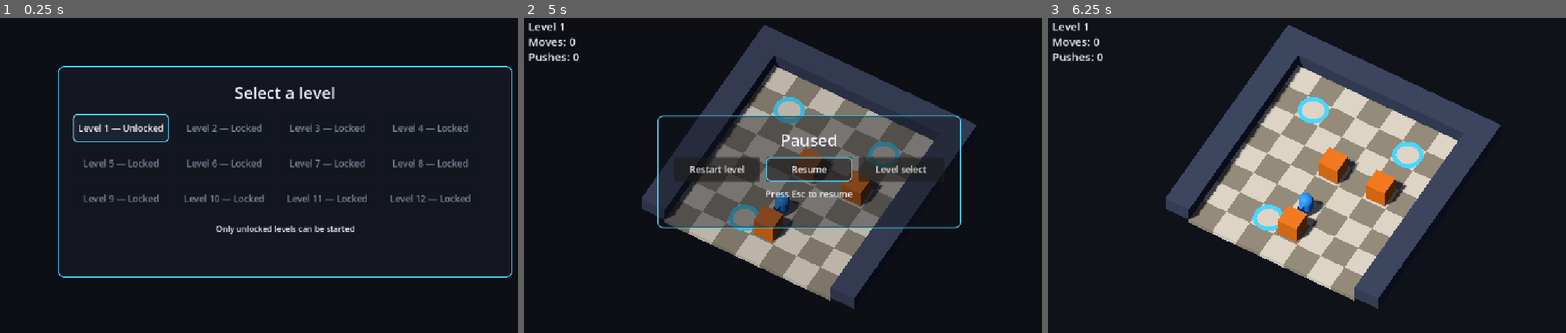
Above: before the commit, frames 1-3 (left to right).
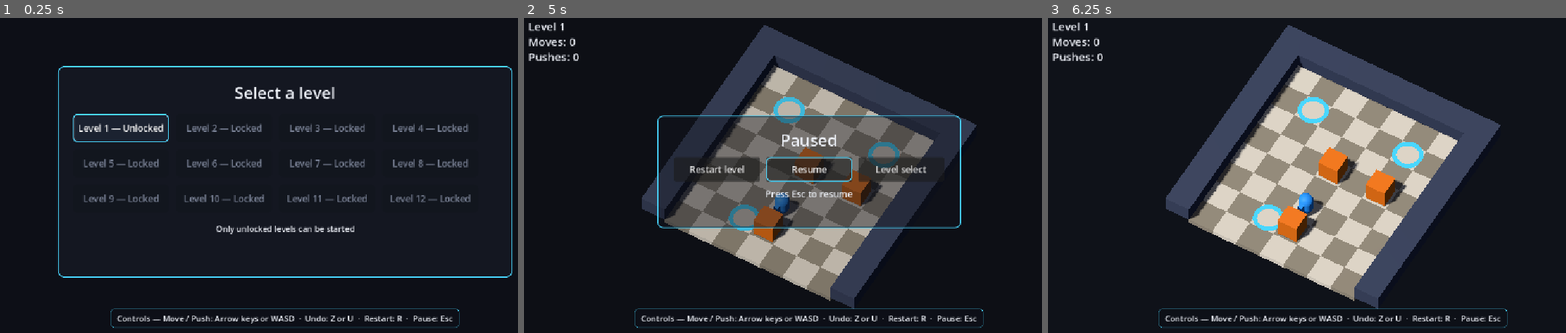
Above: after the commit, the same moments.

Repository: 314857493/game-studio
Game: Godot game, scene res://scenes/main.tscn
Same seed, same stepped clock (60 frames per second), same inputs: the game is played once before the commit and once after it.
Inputs:
- Up to frame 1 (0.25 s): no input
- Up to frame 2 (5 s): click "Level 1 — Unlocked" at 0.5 s; tap Enter at 1.25 s; hold Right (move_right) 1.28-2.03 s; tap Z (undo) at 1.35, 2.1, 3.05, 3.6, 4.35 s; tap R (restart) every 0.75 s from 2 to 4.25 s; hold Down (move_down) 2.03-2.78 s; hold Right (move_right) 2.78-3.53 s; tap U at 2.85 s; hold Up (move_up) 3.53-4.28 s; hold Left (move_left) from 4.28 s (still down); tap Escape (pause) at 4.9 s
- Up to frame 3 (6.25 s): release Left (move_left) at 5 s; click "Restart level" at 5 s; tap R (restart) at 5.75 s; hold Left (move_left) from 5.78 s (still down); tap U at 5.85 s; tap Z (undo) at 6.05 s

The runs differ from the first frame. In frame 1, 0.8% of the frame differs, in the area x 21-89%, y 92-99%; in frame 2, 1.1%; in frame 3, 0.8%.

Commit message:
story: add always-visible controls legend

Diff:
--- a/scenes/main.tscn
+++ b/scenes/main.tscn
@@ -1,10 +1,11 @@
-[gd_scene load_steps=6 format=3]
+[gd_scene load_steps=7 format=3]
 
 [ext_resource type="Script" path="res://src/game.gd" id="1_game"]
 [ext_resource type="Script" path="res://src/hud.gd" id="2_hud"]
 [ext_resource type="Script" path="res://src/pause_overlay.gd" id="3_pause"]
 [ext_resource type="Script" path="res://src/results_card.gd" id="4_results"]
 [ext_resource type="Script" path="res://src/level_select.gd" id="5_select"]
+[ext_resource type="Script" path="res://src/controls_legend.gd" id="6_legend"]
 
 [node name="Main" type="Node3D"]
 script = ExtResource("1_game")
@@ -34,6 +35,10 @@
 layer = 50
 script = ExtResource("5_select")
 
+[node name="ControlsLegend" type="CanvasLayer" parent="."]
+layer = 60
+script = ExtResource("6_legend")
+
 [connection signal="won" from="." to="ResultsCard" method="_on_won"]
 [connection signal="restarted" from="." to="ResultsCard" method="_on_restarted"]
 [connection signal="level_started" from="." to="ResultsCard" method="_on_level_started"]
--- /dev/null
+++ b/src/controls.gd
@@ -0,0 +1,48 @@
+extends RefCounted
+
+## Single source of truth for the player-facing control names (story-007).
+##
+## The always-visible legend, the pause menu and the results card all read their
+## key names from here, so a rebind or a wording change cannot leave the screens
+## disagreeing.
+
+const MOVE_KEYS := "Arrow keys or WASD"
+const UNDO_KEYS := "Z or U"
+const RESTART_KEY := "R"
+const PAUSE_KEY := "Esc"
+
+const MOVE_LABEL := "Move / Push"
+const UNDO_LABEL := "Undo"
+const RESTART_LABEL := "Restart"
+const PAUSE_LABEL := "Pause"
+
+const ROW_FORMAT := "%s: %s"
+const LEGEND_SEPARATOR := "  ·  "
+const LEGEND_PREFIX := "Controls — "
+const PAUSE_HINT_FORMAT := "Press %s to resume"
+const RESULTS_SOLVED_HINT_FORMAT := "%s restarts · Enter starts the next level"
+
+
+## One "action: keys" row per control, in the order the legend shows them.
+static func legend_rows() -> Array[String]:
+	var rows: Array[String] = []
+	rows.append(ROW_FORMAT % [MOVE_LABEL, MOVE_KEYS])
+	rows.append(ROW_FORMAT % [UNDO_LABEL, UNDO_KEYS])
+	rows.append(ROW_FORMAT % [RESTART_LABEL, RESTART_KEY])
+	rows.append(ROW_FORMAT % [PAUSE_LABEL, PAUSE_KEY])
+	return rows
+
+
+## The whole legend as one line, for the persistent bottom bar.
+static func legend_text() -> String:
+	return LEGEND_PREFIX + LEGEND_SEPARATOR.join(legend_rows())
+
+
+## The pause menu's resume hint, built from PAUSE_KEY.
+static func pause_hint() -> String:
+	return PAUSE_HINT_FORMAT % PAUSE_KEY
+
+
+## The results card's restart hint, built from RESTART_KEY.
+static func results_solved_hint() -> String:
+	return RESULTS_SOLVED_HINT_FORMAT % RESTART_KEY
--- /dev/null
+++ b/src/controls_legend.gd
@@ -0,0 +1,99 @@
+extends CanvasLayer
+
+## The always-visible controls legend (story-007). The game never hides this bar:
+## the same line is on the level select, during play, over the pause overlay and
+## over the results card. Every key name comes from src/controls.gd; this script
+## only lays the rows out and draws them.
+##
+## It sits below the board and above the level-select backdrop, so it never
+## covers the level / moves / pushes counters or the board, and it stays
+## readable while paused.
+
+const Controls = preload("res://src/controls.gd")
+
+## Above the level-select screen (layer 50) and every play overlay, so the
+## legend is on screen even on the level select and while paused.
+const LEGEND_LAYER := 60
+
+const FONT_SIZE := 16
+const TEXT_COLOR := Color("edf0f7")
+const PANEL_COLOR := Color(0.05, 0.06, 0.09, 0.82)
+const PANEL_BORDER_COLOR := Color(0.286, 0.843, 1.0, 0.5)
+const PANEL_BORDER_WIDTH := 1
+const PANEL_CORNER_RADIUS := 8
+const SCREEN_MARGIN := 14
+const CONTENT_MARGIN := Vector2(12.0, 7.0)
+
+var _panel: PanelContainer
+var _label: Label
+
+
+func _ready() -> void:
+	_ensure_built()
+
+
+## Current legend state, for the headless controls test.
+func snapshot() -> Dictionary:
+	_ensure_built()
+	return {
+		"text": _label.text,
+		"visible": visible,
+		"layer": layer,
+		"mouse_filter": _panel.mouse_filter,
+	}
+
+
+func _ensure_built() -> void:
+	if _panel != null:
+		return
+	layer = LEGEND_LAYER
+	var root := Control.new()
+	root.name = "LegendRoot"
+	root.set_anchors_preset(Control.PRESET_FULL_RECT)
+	root.mouse_filter = Control.MOUSE_FILTER_IGNORE
+	add_child(root)
+	var screen := MarginContainer.new()
+	screen.set_anchors_preset(Control.PRESET_FULL_RECT)
+	screen.mouse_filter = Control.MOUSE_FILTER_IGNORE
+	_set_margins(screen, Vector2(SCREEN_MARGIN, SCREEN_MARGIN))
+	root.add_child(screen)
+	var column := VBoxContainer.new()
+	column.alignment = BoxContainer.ALIGNMENT_END
+	column.mouse_filter = Control.MOUSE_FILTER_IGNORE
+	screen.add_child(column)
+	var row := HBoxContainer.new()
+	row.alignment = BoxContainer.ALIGNMENT_CENTER
+	row.mouse_filter = Control.MOUSE_FILTER_IGNORE
+	column.add_child(row)
+	_panel = PanelContainer.new()
+	_panel.name = "LegendPanel"
+	_panel.mouse_filter = Control.MOUSE_FILTER_IGNORE
+	_panel.add_theme_stylebox_override("panel", _make_panel_style())
+	row.add_child(_panel)
+	var content := MarginContainer.new()
+	content.mouse_filter = Control.MOUSE_FILTER_IGNORE
+	_set_margins(content, CONTENT_MARGIN)
+	_panel.add_child(content)
+	_label = Label.new()
+	_label.name = "LegendText"
+	_label.text = Controls.legend_text()
+	_label.mouse_filter = Control.MOUSE_FILTER_IGNORE
+	_label.add_theme_font_size_override("font_size", FONT_SIZE)
+	_label.add_theme_color_override("font_color", TEXT_COLOR)
+	content.add_child(_label)
+
+
+func _set_margins(margin: MarginContainer, amount: Vector2) -> void:
+	margin.add_theme_constant_override("margin_left", int(amount.x))
+	margin.add_theme_constant_override("margin_top", int(amount.y))
+	margin.add_theme_constant_override("margin_right", int(amount.x))
+	margin.add_theme_constant_override("margin_bottom", int(amount.y))
+
+
+func _make_panel_style() -> StyleBoxFlat:
+	var style := StyleBoxFlat.new()
+	style.bg_color = PANEL_COLOR
+	style.border_color = PANEL_BORDER_COLOR
+	style.set_border_width_all(PANEL_BORDER_WIDTH)
+	style.set_corner_radius_all(PANEL_CORNER_RADIUS)
+	return style
--- a/src/pause_overlay.gd
+++ b/src/pause_overlay.gd
@@ -7,8 +7,9 @@
 signal resume_requested()
 signal level_select_requested()
 
+const Controls = preload("res://src/controls.gd")
+
 const TITLE_TEXT := "Paused"
-const HINT_TEXT := "Press Esc to resume"
 const RESTART_TEXT := "Restart level"
 const RESUME_TEXT := "Resume"
 const LEVEL_SELECT_TEXT := "Level select"
@@ -101,7 +102,7 @@
 	box.add_child(_title)
 	box.add_child(_make_buttons())
 	_hint = _make_label(HINT_FONT_SIZE)
-	_hint.text = HINT_TEXT
+	_hint.text = Controls.pause_hint()
 	box.add_child(_hint)
 
 
--- a/src/results_card.gd
+++ b/src/results_card.gd
@@ -10,11 +10,11 @@
 signal level_select_requested()
 
 const CampaignProgress = preload("res://src/campaign_progress.gd")
+const Controls = preload("res://src/controls.gd")
 
 const SOLVED_TITLE := "Level solved"
 const FINISHED_TITLE := "Campaign finished"
 const STATS_FORMAT := "Moves: %d    Pushes: %d    Time: %.1f s"
-const SOLVED_HINT := "R restarts · Enter starts the next level"
 const FINISHED_HINT := "All 12 levels solved · choose a level to replay"
 const NEXT_TEXT := "Next level"
 const SELECT_TEXT := "Level select"
@@ -57,7 +57,7 @@
 	_stats.text = STATS_FORMAT % [moves, pushes, seconds]
 	var finished: bool = level_number >= CampaignProgress.LEVEL_COUNT
 	_title.text = FINISHED_TITLE if finished else SOLVED_TITLE
-	_hint.text = FINISHED_HINT if finished else SOLVED_HINT
+	_hint.text = FINISHED_HINT if finished else Controls.results_solved_hint()
 	_next_button.visible = not finished
 	_overlay.visible = true
 	if is_inside_tree():
@@ -127,7 +127,7 @@
 	box.add_child(_hint)
 	box.add_child(_make_buttons())
 	_title.text = SOLVED_TITLE
-	_hint.text = SOLVED_HINT
+	_hint.text = Controls.results_solved_hint()
 
 
 func _make_buttons() -> HBoxContainer:
--- a/tests/run_tests.gd
+++ b/tests/run_tests.gd
@@ -1,8 +1,10 @@
 extends SceneTree
 
 ## Headless checks for the playable core (story-001), the finish/recover slice
-## (story-002), the game-feel slice (story-003) and the campaign slice
-## (story-004: twelve levels, recorded solutions, unlocks and level select).
+## (story-002), the game-feel slice (story-003), the campaign slice (story-004:
+## twelve levels, recorded solutions, unlocks and level select), the overlays
+## (story-005), the pause menu (story-006) and the always-visible controls legend
+## (story-007).
 ##
 ## Run with:
 ##   godot --headless --path . -s res://tests/run_tests.gd
@@ -16,10 +18,12 @@
 const SokobanDemo = preload("res://src/sokoban_demo.gd")
 const GameFlow = preload("res://src/game_flow.gd")
 const CampaignProgress = preload("res://src/campaign_progress.gd")
+const Controls = preload("res://src/controls.gd")
 const HUD_SCRIPT = preload("res://src/hud.gd")
 const LEVEL_SELECT_SCRIPT = preload("res://src/level_select.gd")
 const RESULTS_CARD_SCRIPT = preload("res://src/results_card.gd")
 const PAUSE_OVERLAY_SCRIPT = preload("res://src/pause_overlay.gd")
+const CONTROLS_LEGEND_SCRIPT = preload("res://src/controls_legend.gd")
 
 const LEVEL_PATH := "res://assets/data/levels/level-001.json"
 const LEVEL_DIR := "res://assets/data/levels/"
@@ -63,6 +67,7 @@
 	_test_results_card_flow()
 	_test_overlay_legibility()
 	_test_pause_menu_buttons()
+	_test_controls_legend()
 	_test_demo_flags()
 	_test_main_scene()
 	_test_project_settings()
@@ -74,6 +79,7 @@
 
 func _run_pause_menu_game_flow() -> void:
 	await _test_pause_menu_game_flow()
+	await _test_legend_on_both_screens()
 	await process_frame
 	await process_frame
 	_finish()
@@ -619,6 +625,48 @@
 	pause.free()
 
 
+## story-007: one set of key-name constants feeds the legend, the pause menu
+## and the results card.
+func _test_controls_legend() -> void:
+	var rows: Array[String] = Controls.legend_rows()
+	_check(rows.size() == 4, "the legend names four controls")
+	_check(rows[0].ends_with(Controls.MOVE_KEYS), "the legend's move row uses the shared move keys")
+	_check(rows[1].ends_with(Controls.UNDO_KEYS), "the legend's undo row uses the shared undo keys")
+	_check(rows[2].ends_with(Controls.RESTART_KEY), "the legend's restart row uses the shared restart key")
+	_check(rows[3].ends_with(Controls.PAUSE_KEY), "the legend's pause row uses the shared pause key")
+	_check(
+		rows[0].contains("Arrow keys") and rows[0].contains("WASD"),
+		"the legend names arrow keys and WASD for movement",
+	)
+	_check(rows[1].contains("Z") and rows[1].contains("U"), "the legend names Z and U for undo")
+
+	var legend = CONTROLS_LEGEND_SCRIPT.new()
+	var state: Dictionary = legend.snapshot()
+	var text: String = state["text"]
+	_check(text == Controls.legend_text(), "the legend draws the shared legend text")
+	for key_name in [Controls.MOVE_KEYS, Controls.UNDO_KEYS, Controls.RESTART_KEY, Controls.PAUSE_KEY]:
+		_check(text.contains(key_name), "the legend names %s" % key_name)
+	_check(bool(state["visible"]), "the legend is visible as soon as it is built")
+	_check(
+		int(state["mouse_filter"]) == Control.MOUSE_FILTER_IGNORE,
+		"the legend lets clicks through to the screen behind it",
+	)
+	legend.free()
+
+	var pause = PAUSE_OVERLAY_SCRIPT.new()
+	var pause_hint: String = pause.snapshot()["hint"]
+	_check(pause_hint == Controls.pause_hint(), "the pause menu reuses the shared pause hint")
+	_check(pause_hint.contains(Controls.PAUSE_KEY), "the pause hint names the shared pause key")
+	pause.free()
+
+	var card = RESULTS_CARD_SCRIPT.new()
+	card._on_won(21, 7, 12.5, 1)
+	var card_hint: String = card.snapshot()["hint"]
+	_check(card_hint == Controls.results_solved_hint(), "the results card reuses the shared restart hint")
+	_check(card_hint.contains(Controls.RESTART_KEY), "the results hint names the shared restart key")
+	card.free()
+
+
 ## story-006: restart and level select from the pause menu use the same game
 ## paths as the keyboard, and R / Esc keep working.
 func _test_pause_menu_game_flow() -> void:
@@ -690,6 +738,47 @@
 		and not bool(overlay.snapshot()["visible"]),
 		"R still restarts from the paused state",
 	)
+	game.queue_free()
+
+
+## story-007: the legend is on the level select, and it stays on screen when a
+## level starts and while the game is paused.
+func _test_legend_on_both_screens() -> void:
+	var packed := load(MAIN_SCENE_PATH) as PackedScene
+	if packed == null:
+		_check(false, "the legend scene loads")
+		return
+	var game: Node = packed.instantiate()
+	root.add_child(game)
+	var legend := game.get_node_or_null("ControlsLegend") as CanvasLayer
+	var select := game.get_node_or_null("LevelSelect") as CanvasLayer
+	_check(legend != null, "the main scene carries the controls legend")
+	if legend == null or select == null:
+		game.queue_free()
+		return
+	_check(legend.visible, "the controls legend is visible on the level select")
+	_check(select.visible, "the game opens on the level select")
+	_check(
+		legend.layer > select.layer,
+		"the legend draws above the level-select backdrop",
+	)
+	var pause := game.get_node_or_null("PauseOverlay") as CanvasLayer
+	_check(
+		pause != null and legend.layer > pause.layer,
+		"the legend draws above the pause scrim",
+	)
+	var text: String = legend.snapshot()["text"]
+	for key_name in [Controls.MOVE_KEYS, Controls.UNDO_KEYS, Controls.RESTART_KEY, Controls.PAUSE_KEY]:
+		_check(text.contains(key_name), "the level-select legend names %s" % key_name)
+	game._start_level(1)
+	_check(
+		legend.visible and not select.visible,
+		"the legend stays on screen when a level starts",
+	)
+	_check(bool(legend.snapshot()["visible"]), "the legend is still drawn during play")
+	game._set_paused(true)
+	_check(game._flow.is_paused() and legend.visible, "the legend stays readable while paused")
+	game._set_paused(false)
 	game.queue_free()
 
 
Binary file added: production/qa/evidence/story-007/story-007-paused.png
Binary file added: production/qa/evidence/story-007/story-007-pushed.png
Binary file added: production/qa/evidence/story-007/story-007-select.png
Not shown, added: src/controls.gd.uid
Not shown, added: src/controls_legend.gd.uid
Not shown, added: production/qa/evidence/story-007/capture-paused.log
Not shown, added: production/qa/evidence/story-007/capture-pushed.log
Not shown, added: production/qa/evidence/story-007/capture-select.log
Not shown, added: production/qa/evidence/story-007/check.log
Not shown, added: production/qa/evidence/story-007/index.md
Not shown, added: production/qa/evidence/story-007/run.log
Not shown, added: production/qa/evidence/story-007/test.log
(and 1 more such lines)
